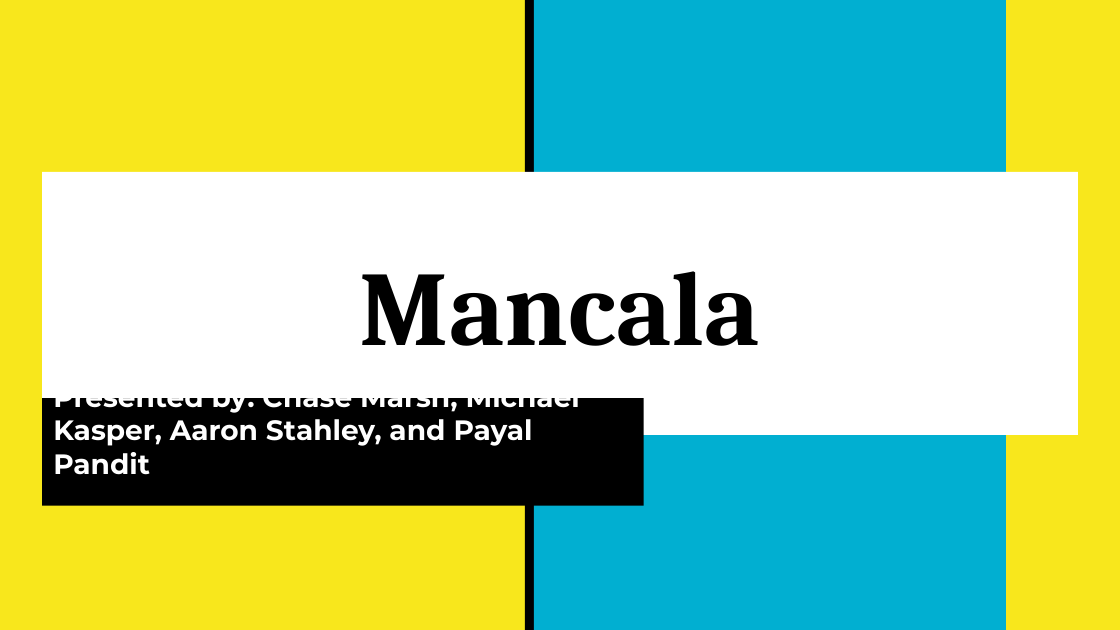
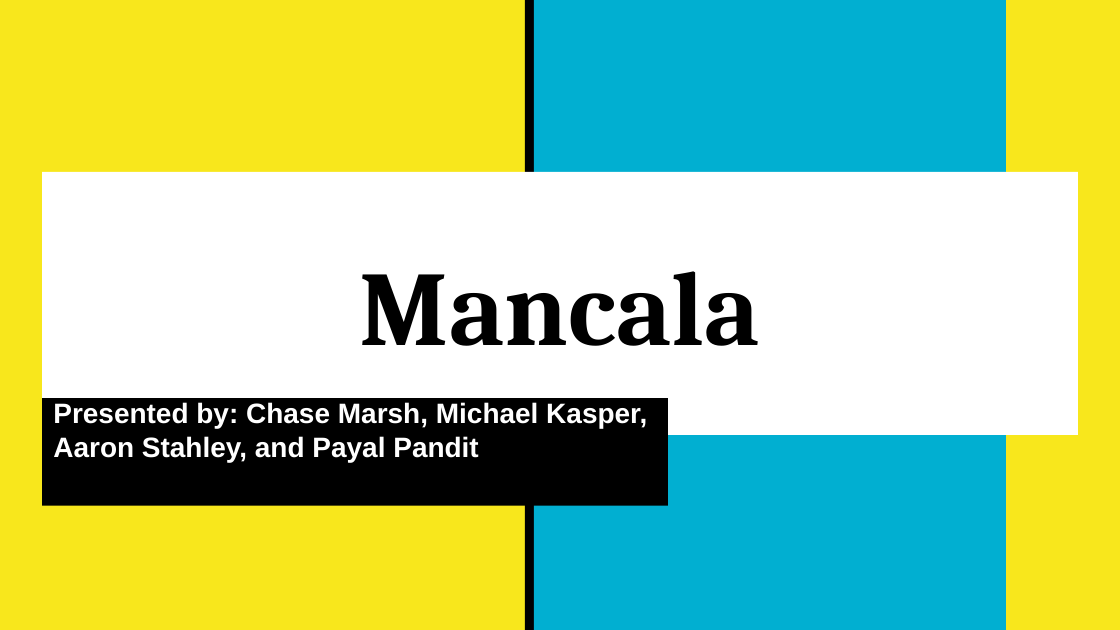
Before and after one commit to AaronStahley/SER215_Project, a slide deck: slide 1 of Presentation/Mancala Presentation.pptx. Drawn at 1120x630 pixels with LibreOffice and Linux fonts; fonts in the diff are those of the drawing. Boxes give left, top, right and bottom in pixels: in the first picture for what was removed or moved away, otherwise in the second. Text is boxed around its words. In the diff, an @@ line names an element or a change of style, - is before the commit and + after.

```diff
--- a/Presentation/Mancala Presentation.pptx
+++ b/Presentation/Mancala Presentation.pptx
@@ subtitle "Presented by: Chase Marsh, Michael ..." resized from (x1=43, y1=399, x2=644, y2=506) to (x1=43, y1=399, x2=669, y2=506) @@
@@ subtitle "Presented by: Chase Marsh, Michael ..." at (x1=43, y1=399, x2=669, y2=506): font Montserrat to Arial @@
```
Also in this commit, not shown: 10 other slides changed.
